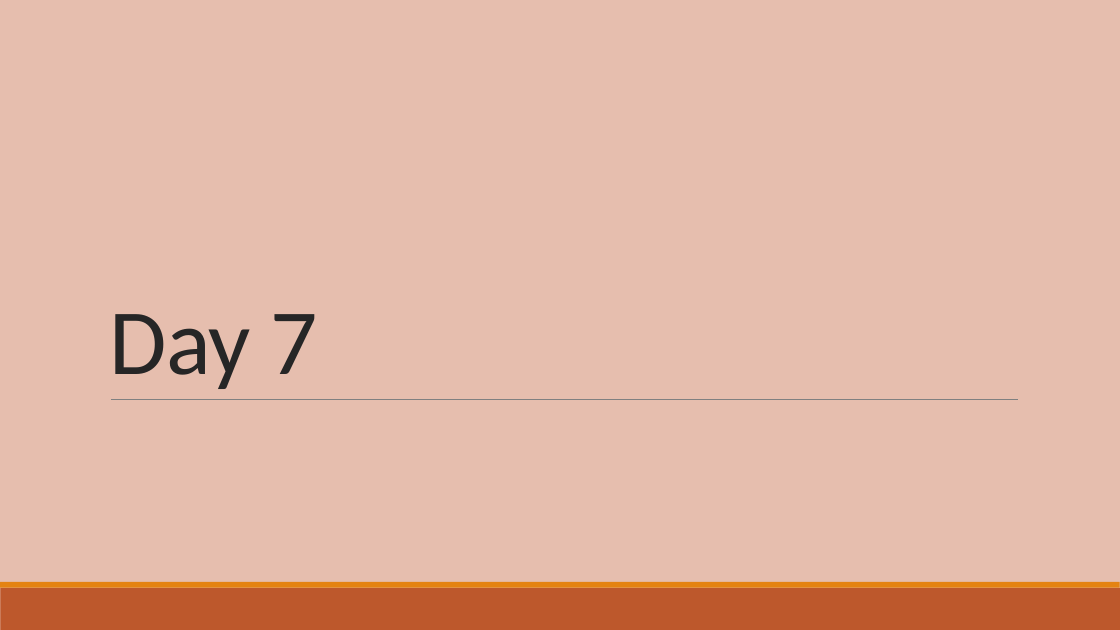
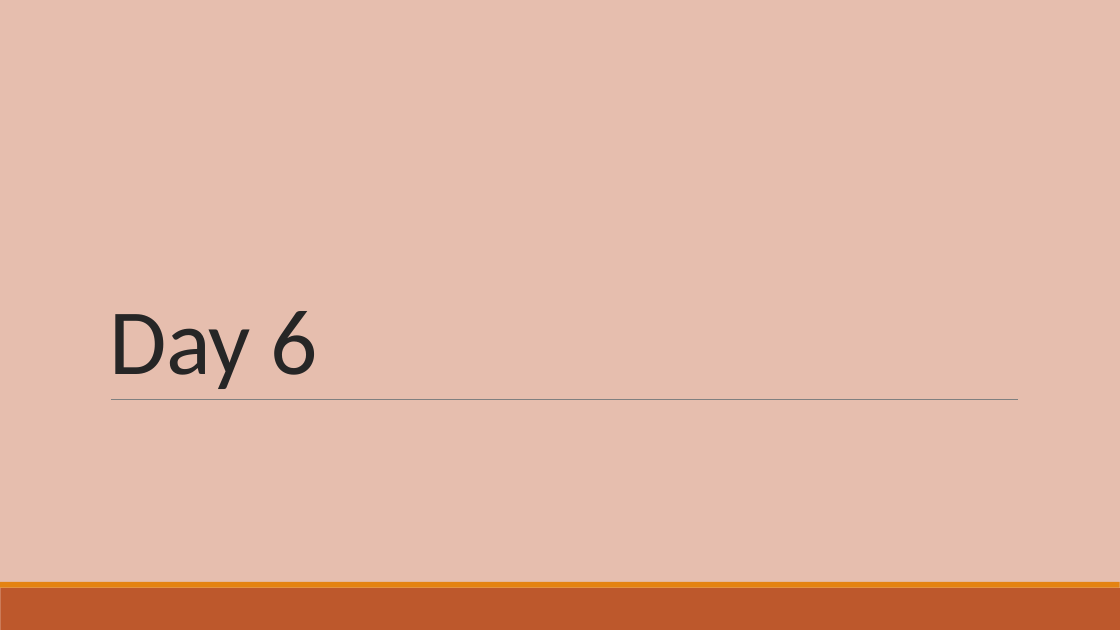
Before and after one commit to thewangclass/apcsa-curriculum, a slide deck: slide 2 of 01_Unit/PowerPoints/06_UserInput.pptx. Drawn at 1120x630 pixels with LibreOffice and Linux fonts; fonts in the diff are those of the drawing. Boxes give left, top, right and bottom in pixels: in the first picture for what was removed or moved away, otherwise in the second. Text is boxed around its words. In the diff, an @@ line names an element or a change of style, - is before the commit and + after.

```diff
--- a/01_Unit/PowerPoints/06_UserInput.pptx
+++ b/01_Unit/PowerPoints/06_UserInput.pptx
@@ title at box(109, 311, 318, 389): text changed @@
-Day 7
+Day 6
```
Also in this commit, not shown: 7 other slides changed, 7 other files.
